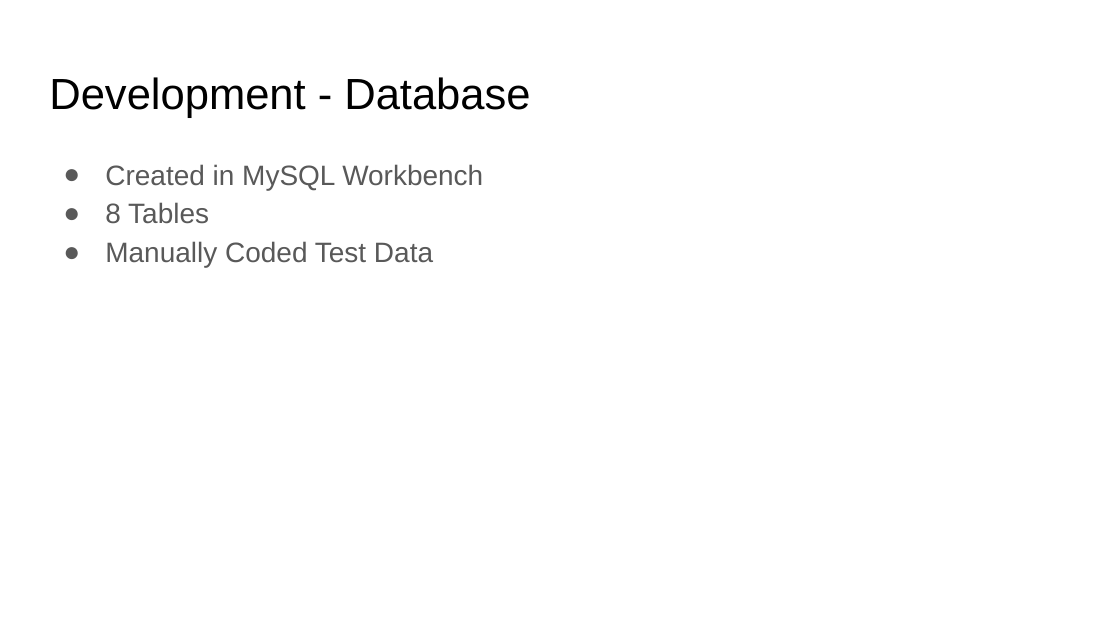
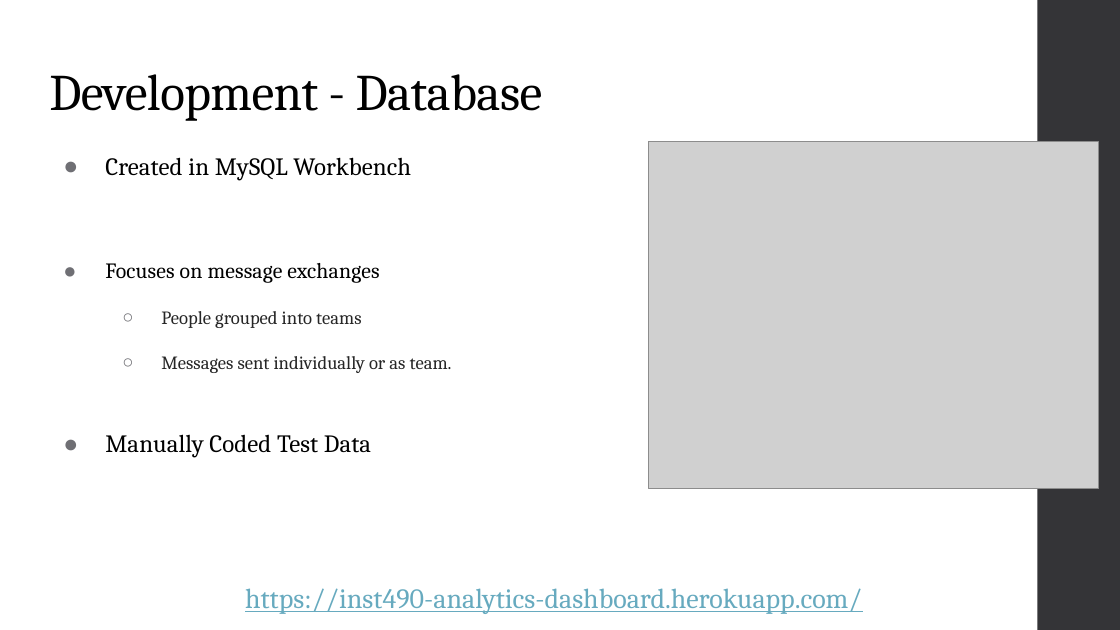
Before and after one commit to connormcdxc/Analytics-Dashboard, a slide deck: slide 3 of public/pdf/Capstone Presentation.pptx. Drawn at 1120x630 pixels with LibreOffice and Linux fonts; fonts in the diff are those of the drawing; grey boxes stand for pictures. Boxes give left, top, right and bottom in pixels: in the first picture for what was removed or moved away, otherwise in the second. Text is boxed around its words. In the diff, an @@ line names an element or a change of style, - is before the commit and + after.

Commit message:
Presentation update

```diff
--- a/public/pdf/Capstone Presentation.pptx
+++ b/public/pdf/Capstone Presentation.pptx
@@ rectangle added at bbox=[1037, 0, 1120, 629], fill #353537 @@
@@ title "Development - Database" at bbox=[49, 74, 543, 121]: size 28 to 33 pt, font Arial to Cambria, letter spacing 0 to -0.4 pt; line spacing 1 to 0.9 @@
@@ picture added at bbox=[648, 141, 1099, 488] @@
@@ text at bbox=[105, 157, 411, 458]: size 18 to 16 pt, font Arial to Cambria, text colour #595959 to #000000, letter spacing 0 to 0.1 pt in "Created in MySQL Workbench", "Manually Coded Test Data"; line spacing 1.15 to 0.95; bullet colour #595959 to #6F6F74 @@
@@ text at bbox=[105, 263, 452, 373]: text changed; size 18 to 12 pt; font Arial to Cambria; text colour #595959 to #262626 @@
-● 8 Tables
+● Focuses on message exchanges
+  ○ People grouped into teams
+  ○ Messages sent individually or as team.
@@ text added at bbox=[245, 588, 862, 614], 18 pt, text #67AABF, underline @@
+https://inst490-analytics-dashboard.herokuapp.com/
```
Also in this commit, not shown: 6 other slides changed, 1 other file.
